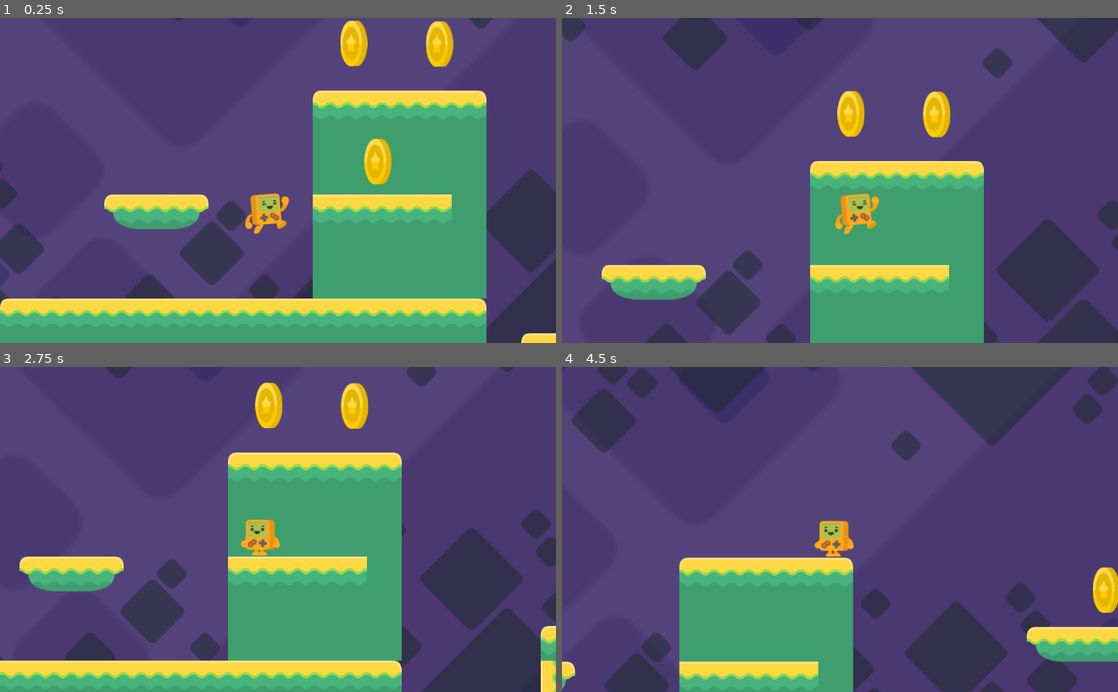
Above: before the commit, frames 1-4 (two rows, left to right).
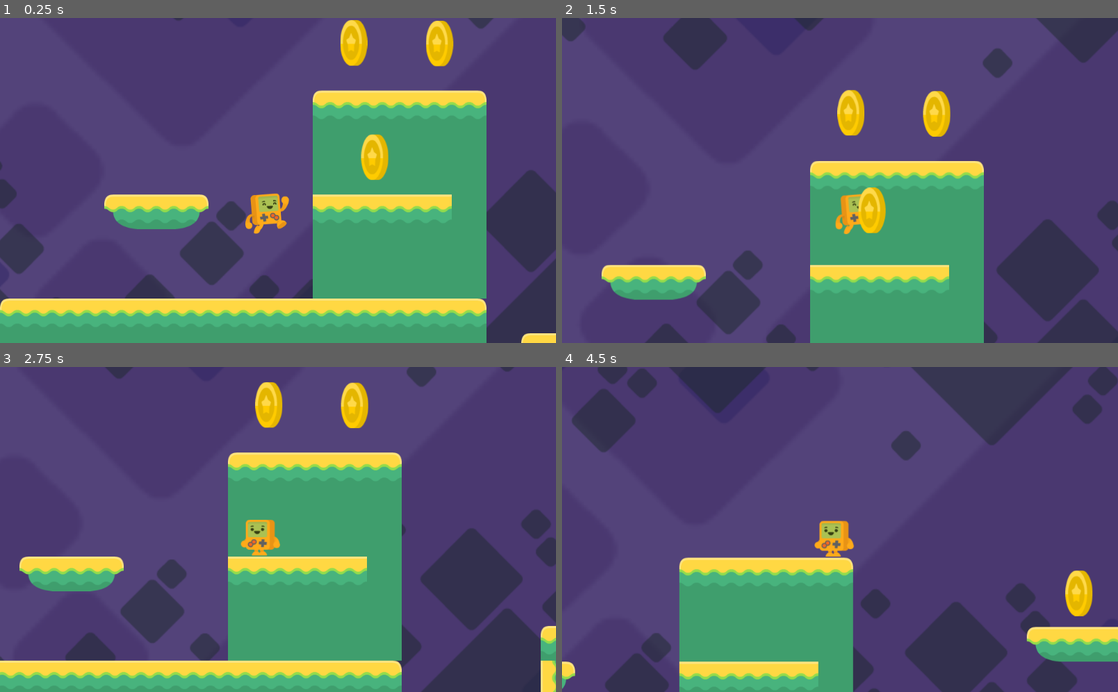
Above: after the commit, the same moments.

Repository: mdjones/borncg-2d-tut
Game: Godot game, scene res://Level1.tscn
Same seed, same stepped clock (60 frames per second), same inputs: the game is played once before the commit and once after it. The project has no main scene, so this scene is started directly.
Inputs:
- Up to frame 1 (0.25 s): no input
- Up to frame 2 (1.5 s): hold Right (right) from 0.53 s (still down); tap Space (jump) at 0.77 s
- Up to frame 3 (2.75 s): tap Space (jump) at 1.52 s; release Right (right) at 2.03 s; hold A (left) from 2.03 s (still down)
- Up to frame 4 (4.5 s): release A (left) at 2.78 s; hold Right (right) 2.78-4.28 s; tap Space (jump) at 3.02, 3.77 s; hold A (left) from 4.28 s (still down)

The runs differ from the first frame. In frame 1, 0.6% of the frame differs, in the area x 61-82%, y 0-52%; in frame 2, 0.7%; in frame 3, 0.1%; in frame 4, 1.2%, in the area x 90-100%, y 61-77%.

Commit message:
Part 11 (Coin BOUNCE Animation! + Counting Coins to Win) https://www.youtube.com/watch?v=PykL50_fz74&list=PLda3VoSoc_TSBBOBYwcmlamF1UrjVtccZ&index=19

Diff:
--- a/Level1.tscn
+++ b/Level1.tscn
@@ -114,10 +114,10 @@
 shape = SubResource( 3 )
 
 [node name="coin1" parent="." instance=ExtResource( 6 )]
-position = Vector2( 504.127, 195.331 )
+position = Vector2( 498.382, 188.15 )
 
 [node name="coin2" parent="." instance=ExtResource( 6 )]
-position = Vector2( 1170.55, 123.518 )
+position = Vector2( 1120.28, 130.7 )
 
 [node name="coin3" parent="." instance=ExtResource( 6 )]
 position = Vector2( 617.591, -21.5439 )
@@ -125,4 +125,10 @@
 [node name="coin4" parent="." instance=ExtResource( 6 )]
 position = Vector2( 459.603, -22.9802 )
 
+[node name="coin5" parent="." instance=ExtResource( 6 )]
+position = Vector2( 2366.96, -77.558 )
+
+[node name="coin6" parent="." instance=ExtResource( 6 )]
+position = Vector2( 1717.77, 152.243 )
+
 [connection signal="body_entered" from="FallZone" to="Steve" method="_on_FallZone_body_entered"]
--- a/Steve.gd
+++ b/Steve.gd
@@ -1,6 +1,7 @@
 extends KinematicBody2D
 
 var velocity = Vector2(0,0)
+var coins = 0
 
 const SPEED = 180
 const GRAVITY = 50
@@ -32,7 +33,14 @@
 	velocity.x = lerp(velocity.x, 0, 0.05)
 	velocity.y = lerp(velocity.y, 0, 0.05)
 
+	if coins > 5:
+		get_tree().change_scene("res://Level1.tscn")
+
 
 func _on_FallZone_body_entered(body):
 	print(body)
 	get_tree().change_scene("res://Level1.tscn")
+
+func add_coin():
+	coins += 1
+	print(coins)
--- a/coin.gd
+++ b/coin.gd
@@ -4,4 +4,11 @@
 
 
 func _on_coin_body_entered(body):
-	queue_free()
+	body.add_coin()
+	$AnimationPlayer.play("bounce")
+
+
+func _on_AnimationPlayer_animation_finished(anim_name):
+	print(anim_name)
+	if anim_name == "bounce":
+		queue_free()
--- a/coin.tscn
+++ b/coin.tscn
@@ -16,6 +16,22 @@
 "speed": 5.0
 } ]
 
+[sub_resource type="Animation" id=3]
+resource_name = "bounce"
+length = 0.55
+tracks/0/type = "value"
+tracks/0/path = NodePath("AnimatedSprite:position")
+tracks/0/interp = 1
+tracks/0/loop_wrap = true
+tracks/0/imported = false
+tracks/0/enabled = true
+tracks/0/keys = {
+"times": PoolRealArray( 0, 0.3, 0.5 ),
+"transitions": PoolRealArray( 1, 1, 1 ),
+"update": 0,
+"values": [ Vector2( -0.599731, -2.39891 ), Vector2( 1.19946, -182.318 ), Vector2( 0, -1.19946 ) ]
+}
+
 [node name="coin" type="Area2D"]
 collision_layer = 0
 script = ExtResource( 2 )
@@ -24,9 +40,14 @@
 shape = SubResource( 1 )
 
 [node name="AnimatedSprite" type="AnimatedSprite" parent="."]
+position = Vector2( 0, -1.19946 )
 frames = SubResource( 2 )
 animation = "spin"
 frame = 1
 playing = true
 
+[node name="AnimationPlayer" type="AnimationPlayer" parent="."]
+anims/bounce = SubResource( 3 )
+
 [connection signal="body_entered" from="." to="." method="_on_coin_body_entered"]
+[connection signal="animation_finished" from="AnimationPlayer" to="." method="_on_AnimationPlayer_animation_finished"]
Not shown: 1 places in coin.tscn that only renumber resources
